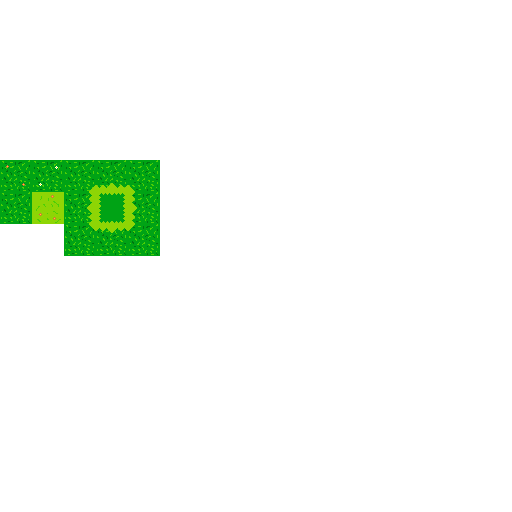
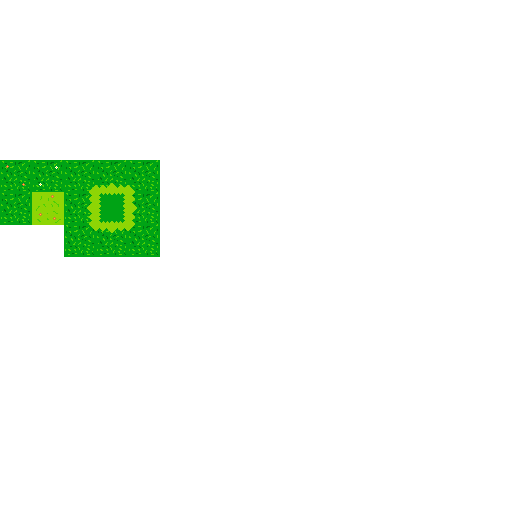
The second 512 × 512 image is a revision of the first. Changes to its layers:
painted on "Wklejona warstwa #1" over [0, 224, 160, 257]
